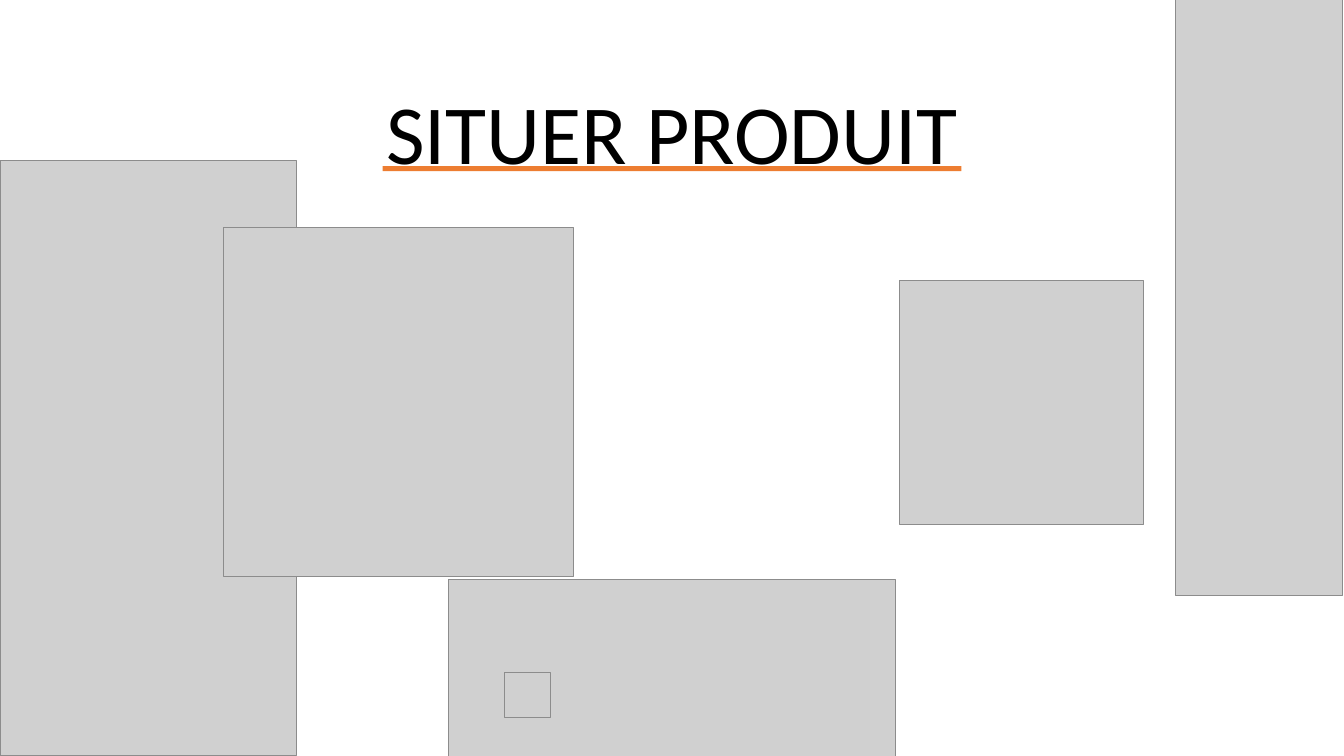
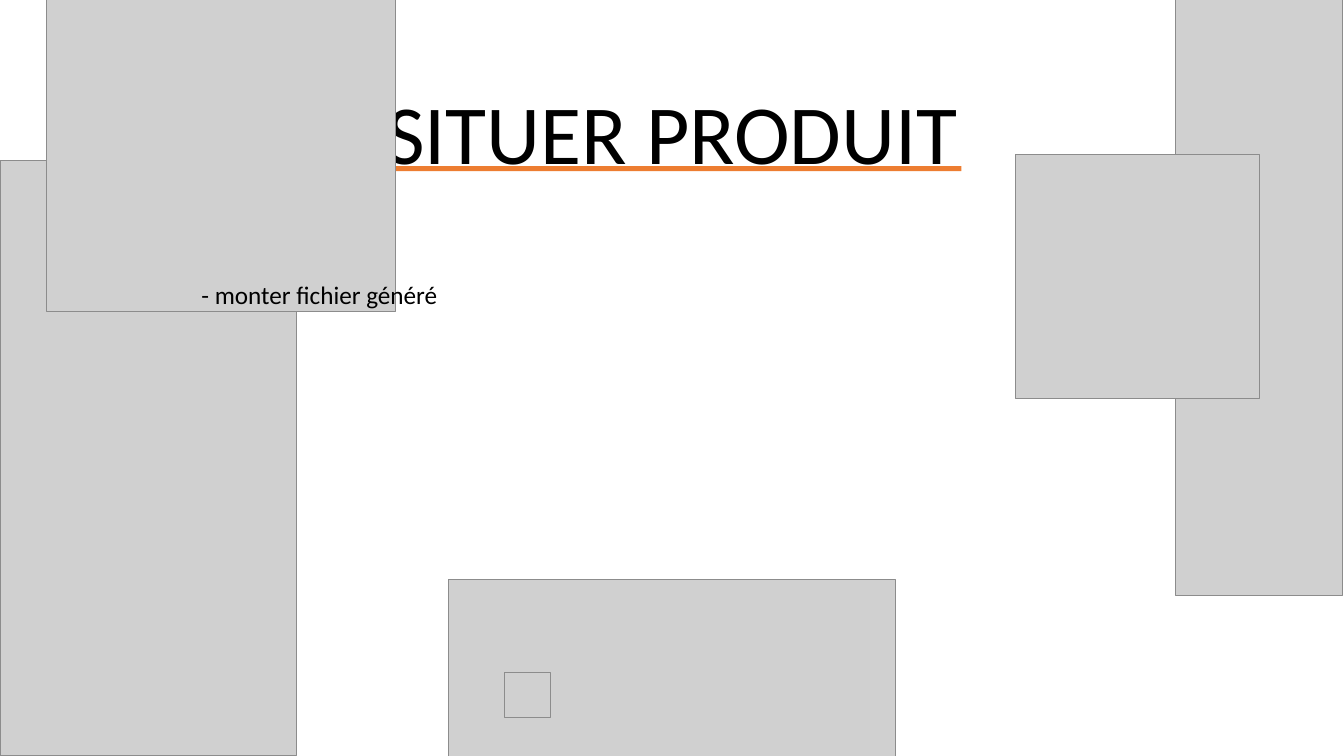
Before and after one commit to Morgan-DD/GitJournal, a slide deck: slide 7 of presentation/presentation_GitJournal_TPI.pptx. Drawn at 1344x756 pixels with LibreOffice and Linux fonts; fonts in the diff are those of the drawing; grey boxes stand for pictures. Boxes give left, top, right and bottom in pixels: in the first picture for what was removed or moved away, otherwise in the second. Text is boxed around its words. In the diff, an @@ line names an element or a change of style, - is before the commit and + after.

Commit message:
presentations

```diff
--- a/presentation/presentation_GitJournal_TPI.pptx
+++ b/presentation/presentation_GitJournal_TPI.pptx
@@ picture resized from (x1=224, y1=228, x2=574, y2=578) to (x1=46, y1=0, x2=396, y2=312) @@
@@ picture moved from (x1=899, y1=280, x2=1143, y2=524) to (x1=1015, y1=154, x2=1259, y2=398) @@
@@ text added at (x1=215, y1=283, x2=437, y2=310), 18 pt, text #000000 @@
+- monter fichier généré
```
Also in this commit, not shown: 7 other slides changed.
